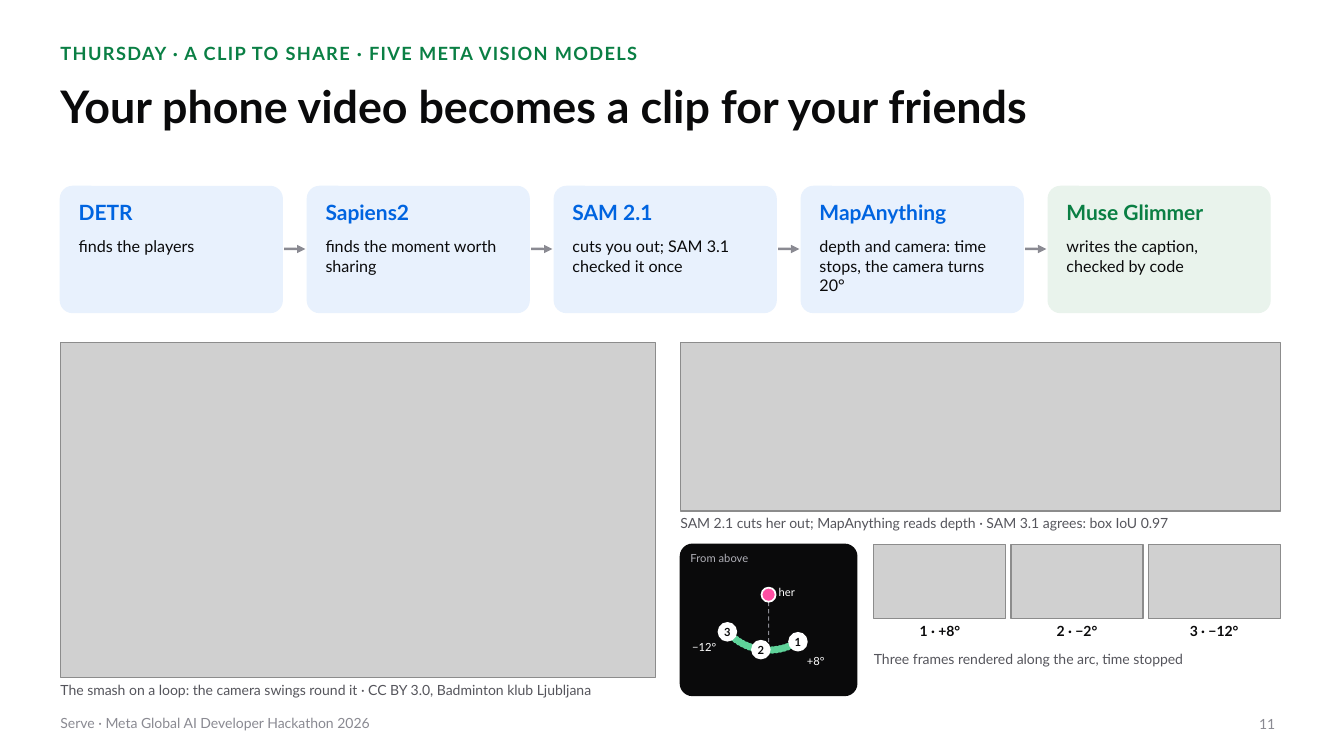
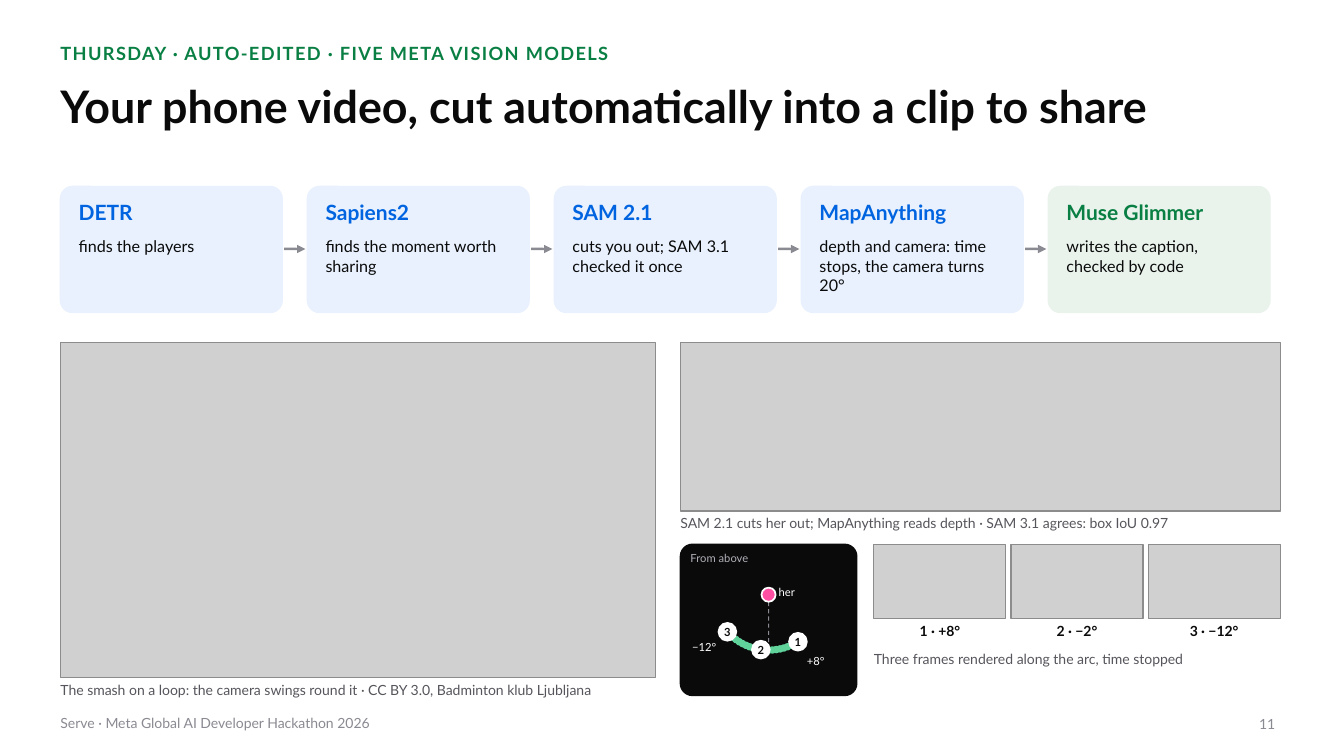
Before and after one commit to gino6178/serve-meta-hackathon, a slide deck: slide 11 of video/deck/Serve_Meta_deck.pptx. Drawn at 1344x756 pixels with LibreOffice and Linux fonts; fonts in the diff are those of the drawing; grey boxes stand for pictures. Boxes give left, top, right and bottom in pixels: in the first picture for what was removed or moved away, otherwise in the second. Text is boxed around its words. In the diff, an @@ line names an element or a change of style, - is before the commit and + after.

```diff
--- a/video/deck/Serve_Meta_deck.pptx
+++ b/video/deck/Serve_Meta_deck.pptx
@@ text at <box>60,46,608,60</box>: text changed @@
-THURSDAY · A CLIP TO SHARE · FIVE META VISION MODELS
+THURSDAY · AUTO-EDITED · FIVE META VISION MODELS
@@ title at <box>60,89,1147,131</box>: text changed @@
-Your phone video becomes a clip for your friends
+Your phone video, cut automatically into a clip to share
```
Also in this commit, not shown: 9 other slides changed, 4 other files.
